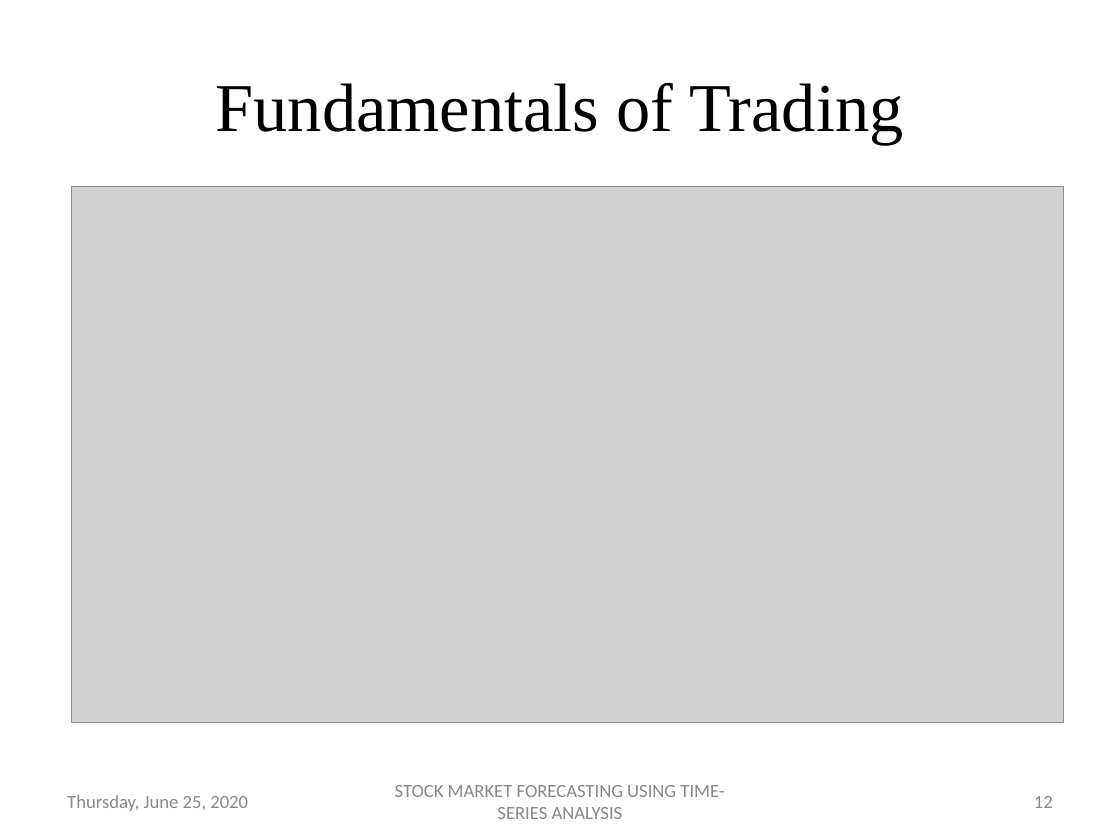
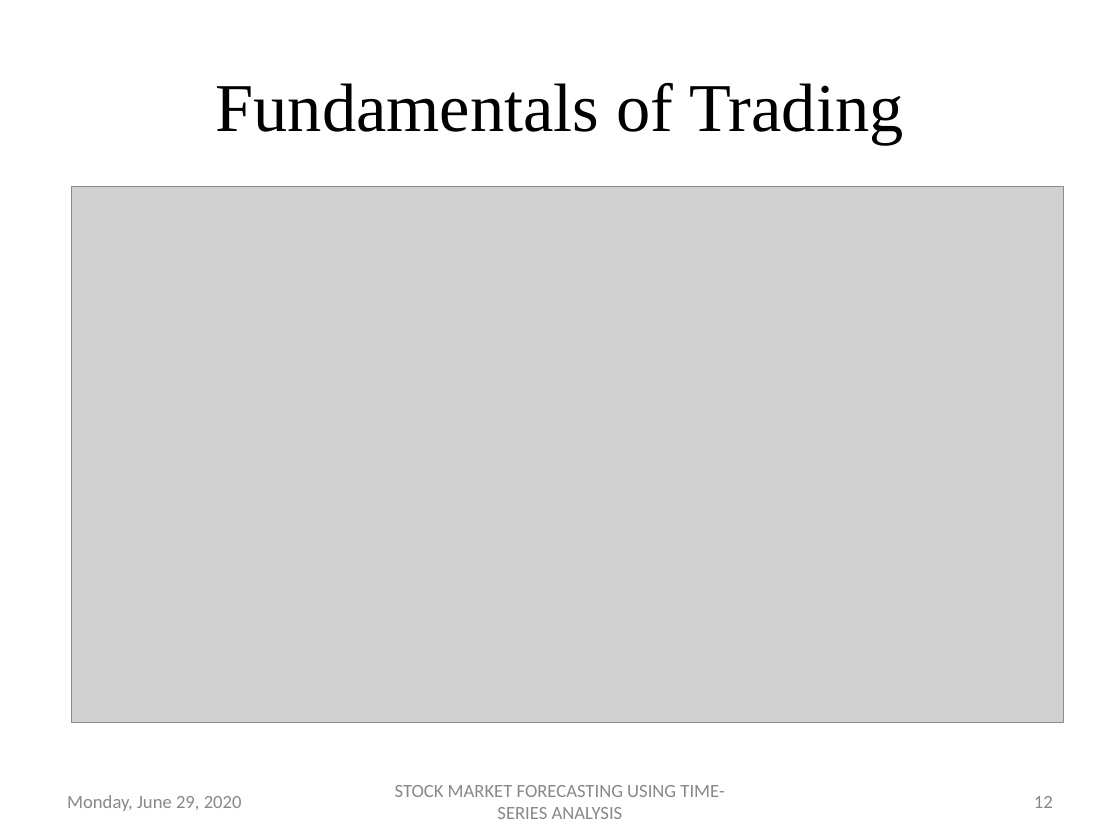
Before and after one commit to dipanshuagarwal/Stock-Market-Forecasting, a slide deck: slide 12 of Meetings/M3 - Methodology.pptx. Drawn at 1120x840 pixels with LibreOffice and Linux fonts; fonts in the diff are those of the drawing; grey boxes stand for pictures; background and template pictures are left out. Boxes give left, top, right and bottom in pixels: in the first picture for what was removed or moved away, otherwise in the second. Text is boxed around its words. In the diff, an @@ line names an element or a change of style, - is before the commit and + after.

```diff
--- a/Meetings/M3 - Methodology.pptx
+++ b/Meetings/M3 - Methodology.pptx
@@ text at <box>67,795,242,811</box>: text changed @@
-Thursday, June 25, 2020
+Monday, June 29, 2020
```
Also in this commit, not shown: 23 other slides changed, 15 other files.
